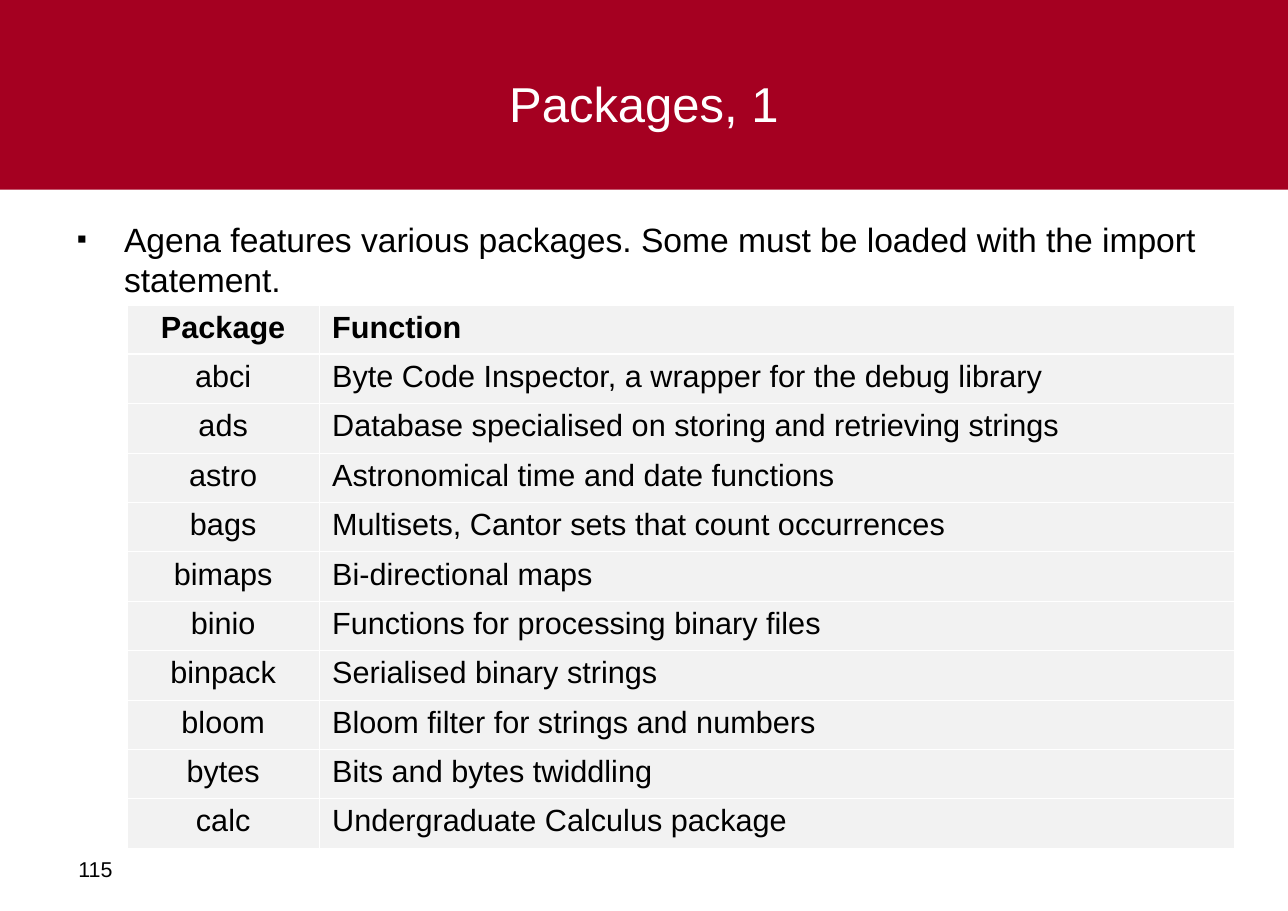
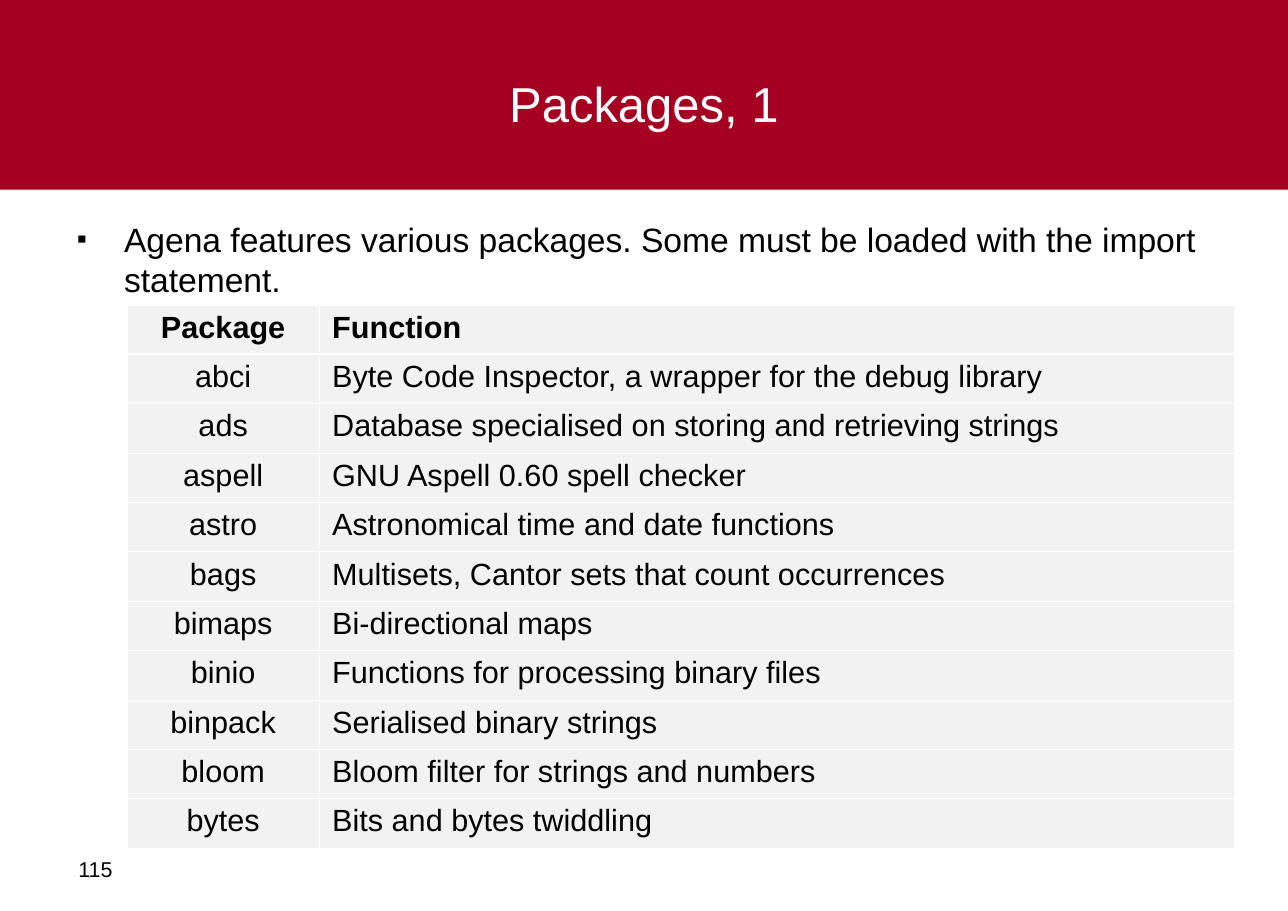
Before and after one commit to al-agena/Agena, a slide deck: slide 115 of doc/agena-crashcourse.ppt. Drawn at 1288x911 pixels with LibreOffice and Linux fonts; fonts in the diff are those of the drawing; background and template pictures are left out. Boxes give left, top, right and bottom in pixels: in the first picture for what was removed or moved away, otherwise in the second. Text is boxed around its words. In the diff, an @@ line names an element or a change of style, - is before the commit and + after.

```diff
--- a/doc/agena-crashcourse.ppt
+++ b/doc/agena-crashcourse.ppt
@@ table at box(127, 305, 1234, 846) @@
+row 4: aspell | GNU Aspell 0.60 spell checker
-row 11: calc | Undergraduate Calculus package
```
Also in this commit, not shown: 7 other slides changed, 6 other files.
